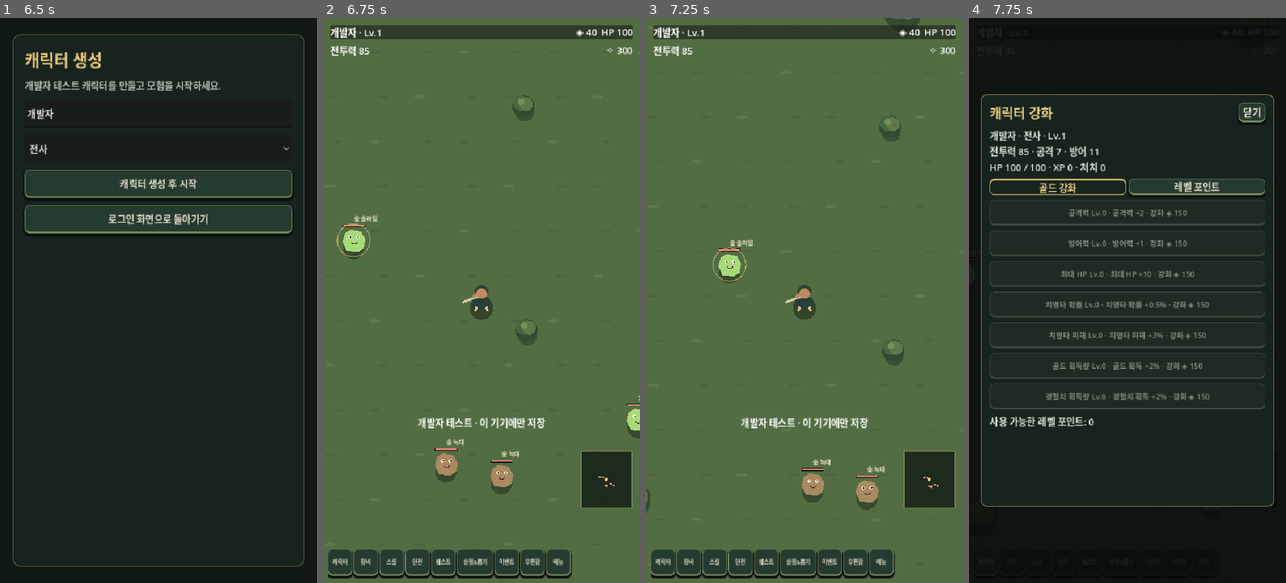
Above: before the commit, frames 1-4 (left to right).
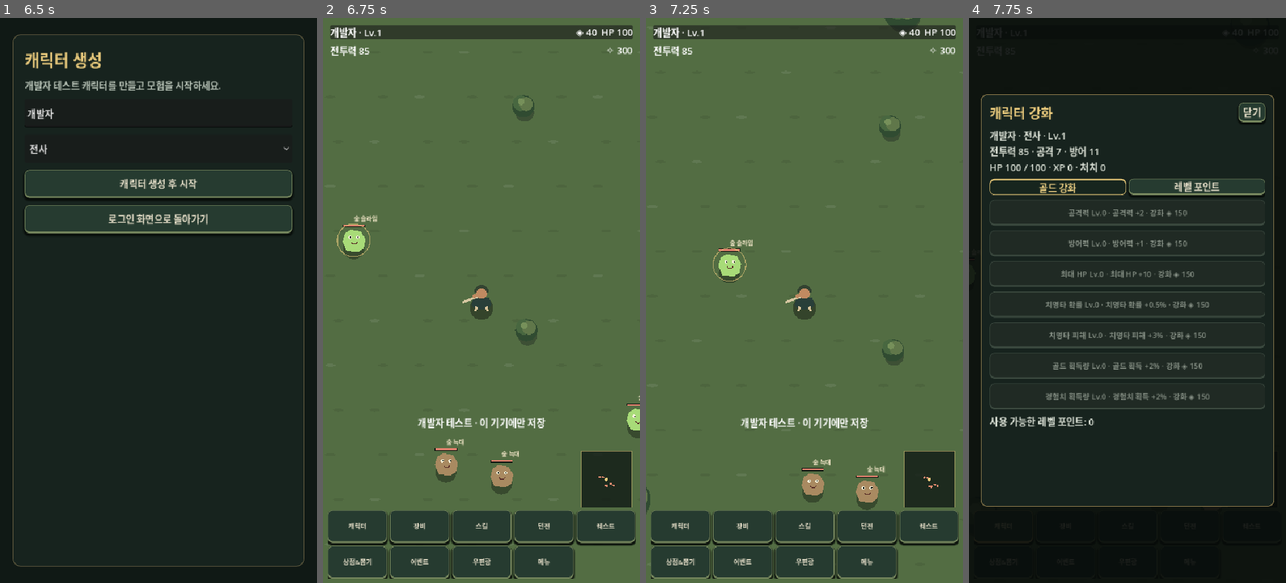
Above: after the commit, the same moments.

Repository: dor0si5523-cmd/strike-zone-online-
Game: Godot game, scene res://scenes/main.tscn
Same seed, same stepped clock (60 frames per second), same inputs: the game is played once before the commit and once after it.
Inputs (mouse positions are in pixels of both pictures, inside the frame that each line leads up to):
- Up to frame 1 (6.5 s): click (158, 114) at 0.52 s; type "12" at 0.6 s; click (158, 147) at 0.75 s; type "12" at 0.83 s; click "로그인" at 1.25 s; click "새 계정 만들기" at 2 s; click (158, 114) at 2.77 s; type "12" at 2.85 s; click (158, 147) at 3 s; type "12" at 3.08 s; click "회원가입" at 3.5 s; click "로그인으로 돌아가기" at 4.25 s; click (158, 114) at 5.02 s; type "12" at 5.1 s; click (158, 147) at 5.25 s; type "12" at 5.33 s; click "개발자 계정으로 로그인" at 5.75 s
- Up to frame 2 (6.75 s): click "캐릭터 생성 후 시작" at 6.5 s
- Up to frame 3 (7.25 s): no input
- Up to frame 4 (7.75 s): click "캐릭터" at 7.25 s

Frame 1 is identical in both runs. In frame 2, 7.5% of the frame differs, in the area x 1-99%, y 87-100%; in frame 3, 7.5%; in frame 4, less than 0.1%.

Commit message:
Expand and enlarge bottom navigation tabs

Diff:
--- a/godot/scripts/main.gd
+++ b/godot/scripts/main.gd
@@ -396,19 +396,26 @@
 	battle_nav.set_anchors_and_offsets_preset(Control.PRESET_BOTTOM_WIDE)
 	battle_nav.offset_left = 8
 	battle_nav.offset_right = -8
-	battle_nav.offset_top = -58
+	var nav_columns := 9 if get_viewport_rect().size.x >= 640.0 else 5
+	var nav_height := 66.0 if nav_columns == 9 else 124.0
+	battle_nav.offset_top = -nav_height
 	battle_nav.offset_bottom = -8
-	battle_nav.horizontal_scroll_mode = ScrollContainer.SCROLL_MODE_SHOW_NEVER
+	battle_nav.horizontal_scroll_mode = ScrollContainer.SCROLL_MODE_DISABLED
 	battle_nav.vertical_scroll_mode = ScrollContainer.SCROLL_MODE_DISABLED
 	add_child(battle_nav)
-	var menu := HBoxContainer.new()
-	menu.add_theme_constant_override("separation", 2)
+	var menu := GridContainer.new()
+	menu.columns = nav_columns
+	menu.size_flags_horizontal = Control.SIZE_EXPAND_FILL
+	menu.add_theme_constant_override("h_separation", 5)
+	menu.add_theme_constant_override("v_separation", 5)
 	battle_nav.add_child(menu)
 	for title in ["캐릭터", "장비", "스킬", "던전", "퀘스트", "상점&뽑기", "이벤트", "우편함", "메뉴"]:
 		var b := Button.new()
 		b.text = title
-		b.custom_minimum_size = Vector2(62 if title == "상점&뽑기" else 42, 46)
-		b.add_theme_font_size_override("font_size", 9)
+		b.custom_minimum_size = Vector2(0, 56)
+		b.size_flags_horizontal = Control.SIZE_EXPAND_FILL
+		b.autowrap_mode = TextServer.AUTOWRAP_WORD_SMART
+		b.add_theme_font_size_override("font_size", 12 if nav_columns == 9 else 11)
 		_style_button(b, true)
 		b.pressed.connect(_open_game_panel.bind(title))
 		menu.add_child(b)
